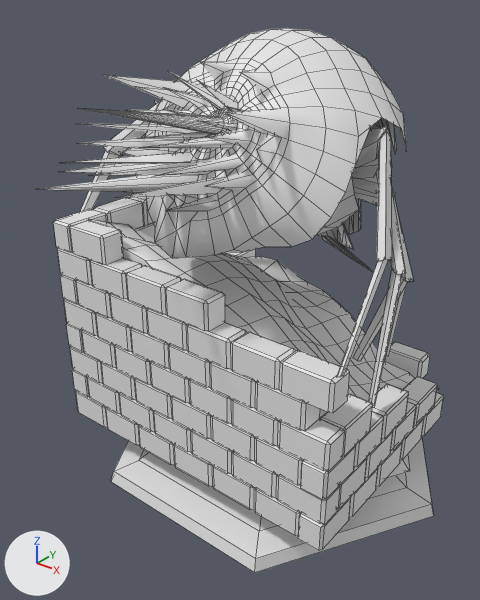
What one commit did to the Blender file GitHubDesktopTest/Assets/Chess Models/U.Rook.blend.
Both versions are drawn from a 50 mm camera at (4.63, -6.66, 6.26) aimed at (-0.16, -0.67, 2.55). Lighting does not change. The marker at lower left points along +X, +Y and +Z. Mesh edges are drawn as thin lines.

Objects in the first picture: 'Dirt', 'Other Base', 'Wall', 'legs'.
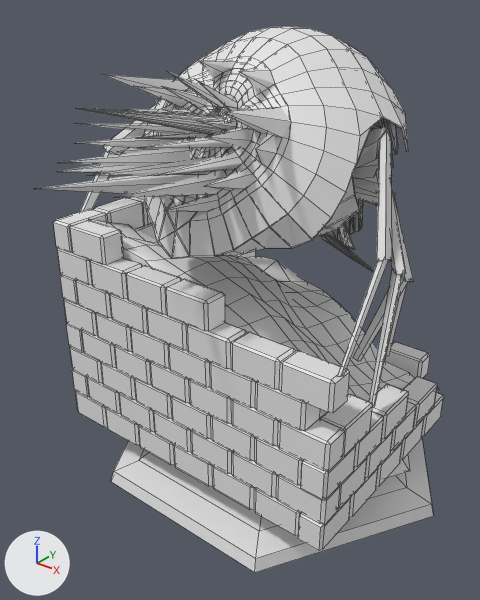
What differs and where, as boxes [x1, y1, x2, y2] in the pictures (480 x 600 px):
'legs', reshaped
    before: [36, 28, 414, 407]
    after: [37, 26, 414, 407]
part 1 of me_icosphere, built on
    before: [36, 74, 238, 258]
    after: [37, 26, 408, 272]

What the commit changed:
me_icosphere is used by ob_legs; location (0.0, 0.0, 0.0).
me_icosphere had 1088 vertices, 1060 faces and spanned x -2.1..2.13, y -3.54..2.87, z 1.75..5.74.
me_icosphere now has 1910 vertices, 2034 faces and spans x -2.1..2.13, y -3.56..2.89, z 1.75..5.76.
me_icosphere part 1: 39 vertices moved from x -1.91..0.88, y -3.17..-0.13, z 3.63..5.49 to x -1.91..0.82, y -1.92..-0.14, z 3.63..5.41; 6 vertices removed from x -0.3..0.3, y -3.54..-1.76, z 3.63..5.45; 828 vertices added at x -1.38..1.54, y -3.56..2.89, z 1.77..5.76.
